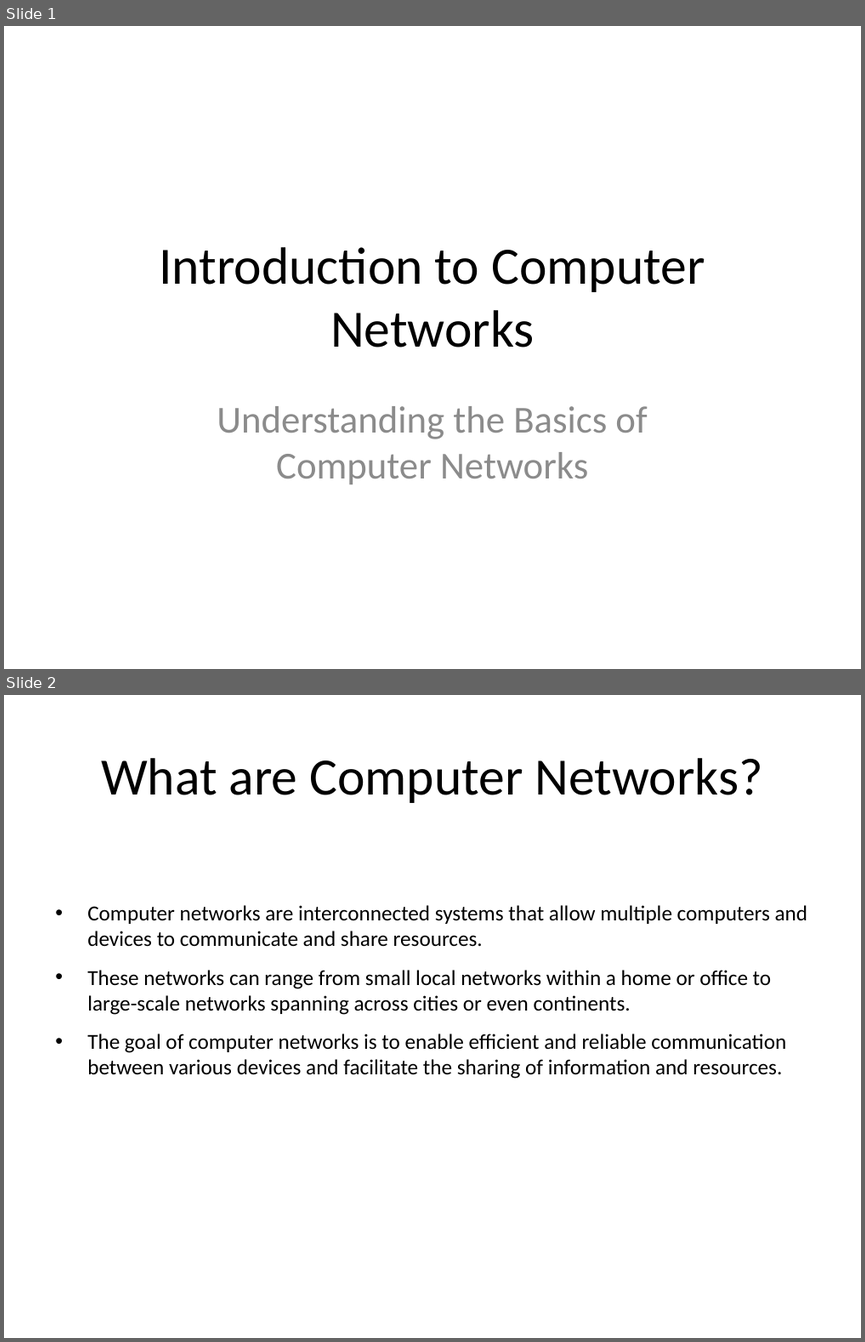
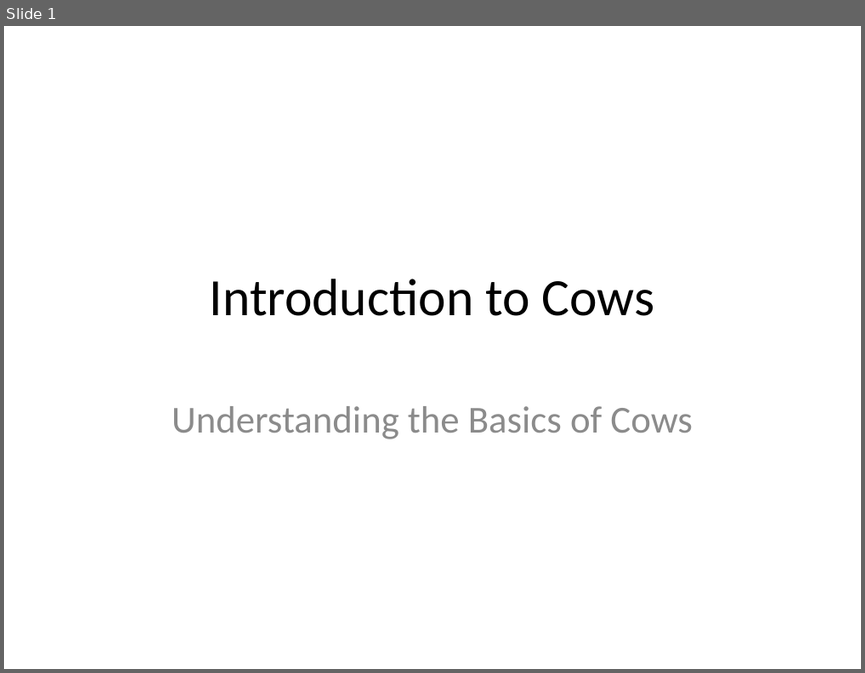
Before and after one commit to COSC-499-W2023/year-long-project-team-17, a slide deck: my_presentation.pptx. Shown one above the other, each under a label of ours: slides 1 and 2 before the commit, slide 1 after it. The pictures are 865x1342 and 865x673 pixels, drawn with LibreOffice and Linux fonts; fonts in the diff are those of the drawing. Boxes give left, top, right and bottom in pixels: in the first picture for what was removed or moved away, otherwise in the second. Text is boxed around its words. In the diff, an @@ line names an element or a change of style, - is before the commit and + after.

```diff
--- a/my_presentation.pptx
+++ b/my_presentation.pptx
@@ slide 2 removed at [4,695,861,1338], background #FFFFFF @@
@@ title removed at [101,758,763,803] @@
-What are Computer Networks?
@@ text removed at [87,905,808,1078] @@
-• Computer networks are interconnected systems that allow multiple computers and devices to communicate and share resources.
-• These networks can range from small local networks within a home or office to large-scale networks spanning across cities or even continents.
-• The goal of computer networks is to enable efficient and reliable communication between various devices and facilitate the sharing of information and resources.
@@ slide 1 changed as well @@
@@ title at [210,278,655,316]: text changed @@
-Introduction to Computer Networks
+Introduction to Cows
@@ subtitle at [171,406,692,439]: text changed @@
-Understanding the Basics of Computer Networks
+Understanding the Basics of Cows
```
Also in this commit, not shown: 2 slides added, 11 other slides removed, 25 other files.
